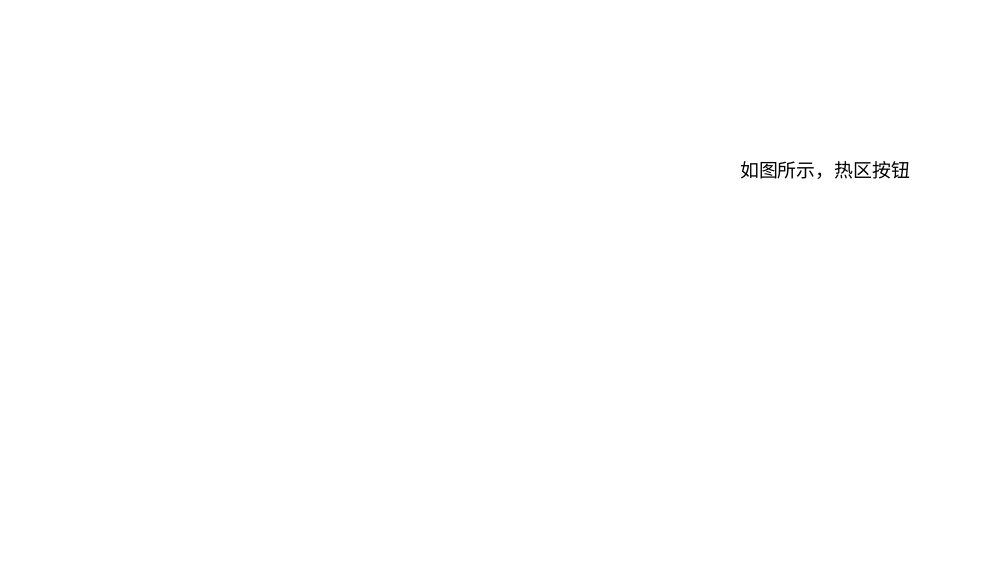
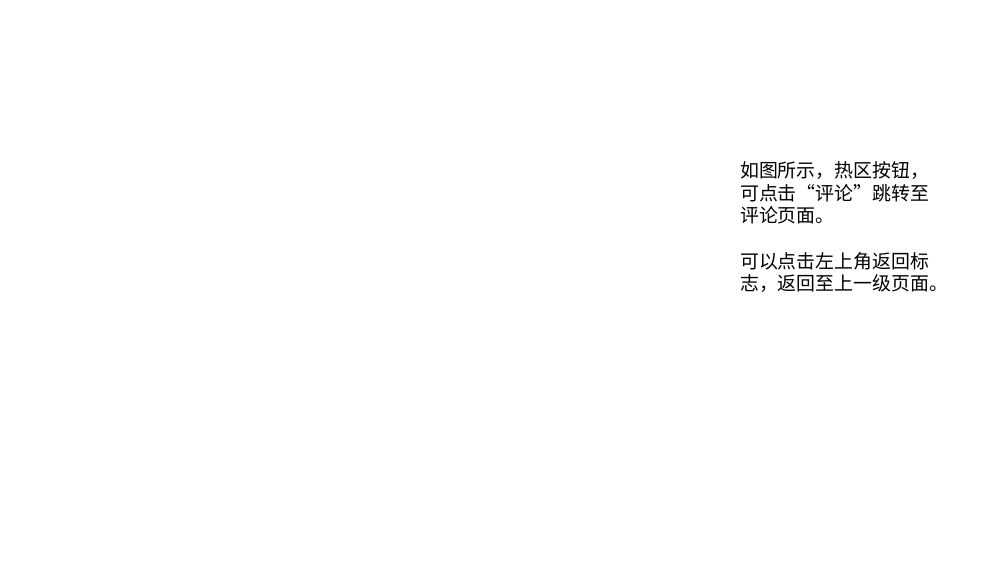
Before and after one commit to 7EEL/FUTU_PRD_and_Guide, a slide deck: slide 1 of Axure_community_captures.pptx. Drawn at 1008x567 pixels with LibreOffice and Linux fonts; fonts in the diff are those of the drawing; background and template pictures are left out. Boxes give left, top, right and bottom in pixels: in the first picture for what was removed or moved away, otherwise in the second. Text is boxed around its words. In the diff, an @@ line names an element or a change of style, - is before the commit and + after.

```diff
--- a/Axure_community_captures.pptx
+++ b/Axure_community_captures.pptx
@@ text at (740, 161, 948, 292): text changed @@
-如图所示，热区按钮
+如图所示，热区按钮，
+可点击“评论”跳转至
+评论页面。
+可以点击左上角返回标
+志，返回至上一级页面。
```
Also in this commit, not shown: 3 slides added, 3 slides removed, 3 other files.
